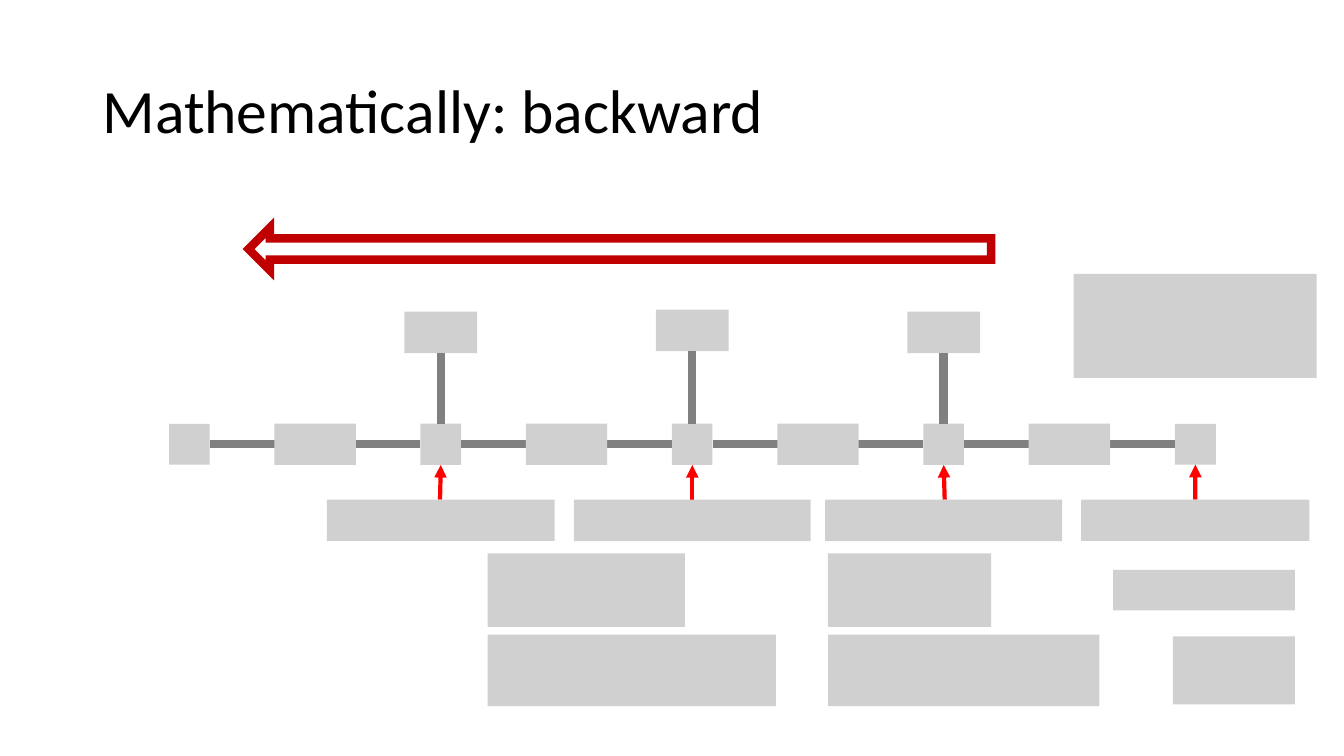
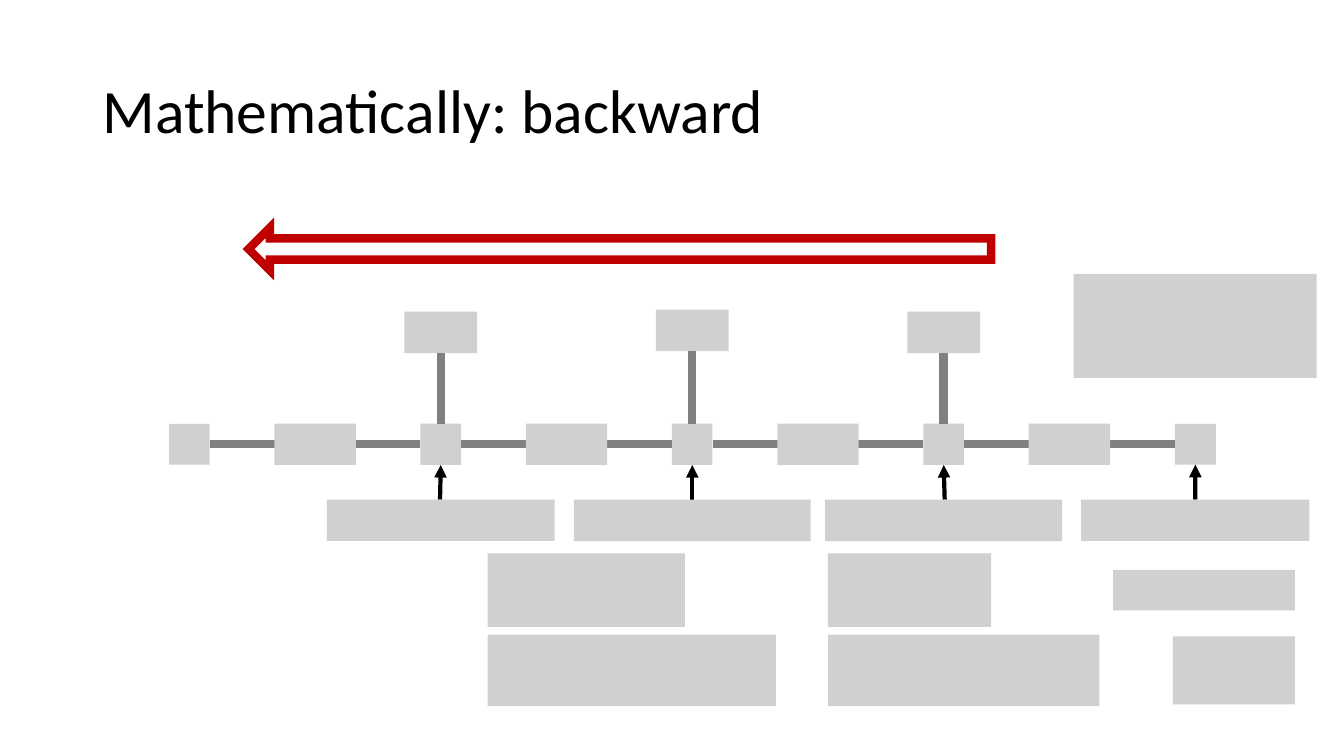
Before and after one commit to MICS-Lab/DeepLearningCourse, a slide deck: slide 25 of Slides_1.pptx. Drawn at 1344x756 pixels with LibreOffice and Linux fonts; fonts in the diff are those of the drawing; grey boxes stand for pictures. Boxes give left, top, right and bottom in pixels: in the first picture for what was removed or moved away, otherwise in the second. Text is boxed around its words. In the diff, an @@ line names an element or a change of style, - is before the commit and + after.

```diff
--- a/Slides_1.pptx
+++ b/Slides_1.pptx
@@ arrow (441, 500) - (441, 465): stroke #FF0000 3 pt to #000000 3 pt @@
@@ arrow (693, 500) - (693, 465): stroke #FF0000 3 pt to #000000 3 pt @@
@@ arrow (945, 500) - (944, 465): stroke #FF0000 3 pt to #000000 3 pt @@
@@ arrow (1196, 500) - (1196, 465): stroke #FF0000 3 pt to #000000 3 pt @@
```
Also in this commit, not shown: 2 other slides changed, 1 slide added.
